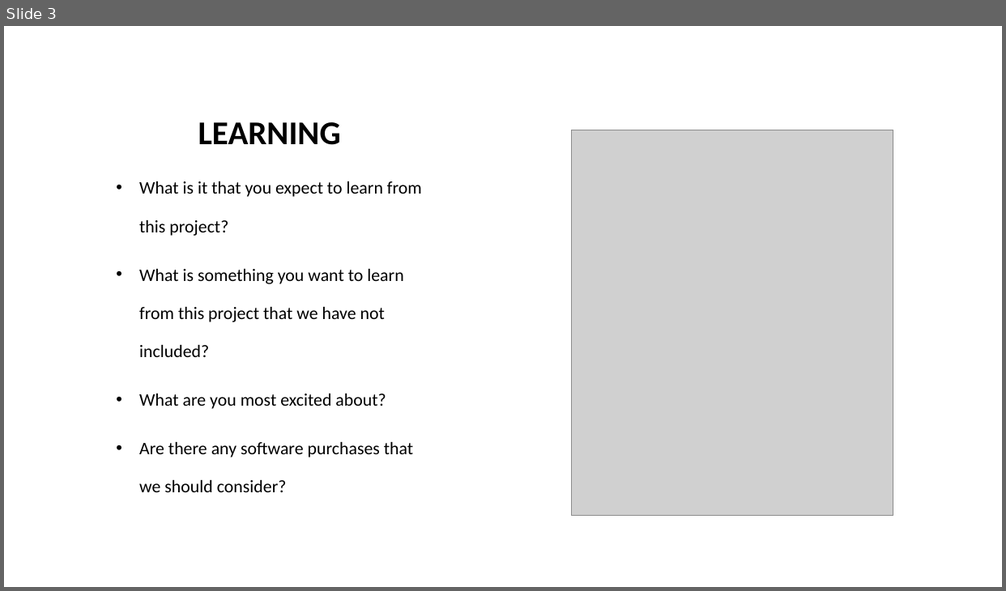
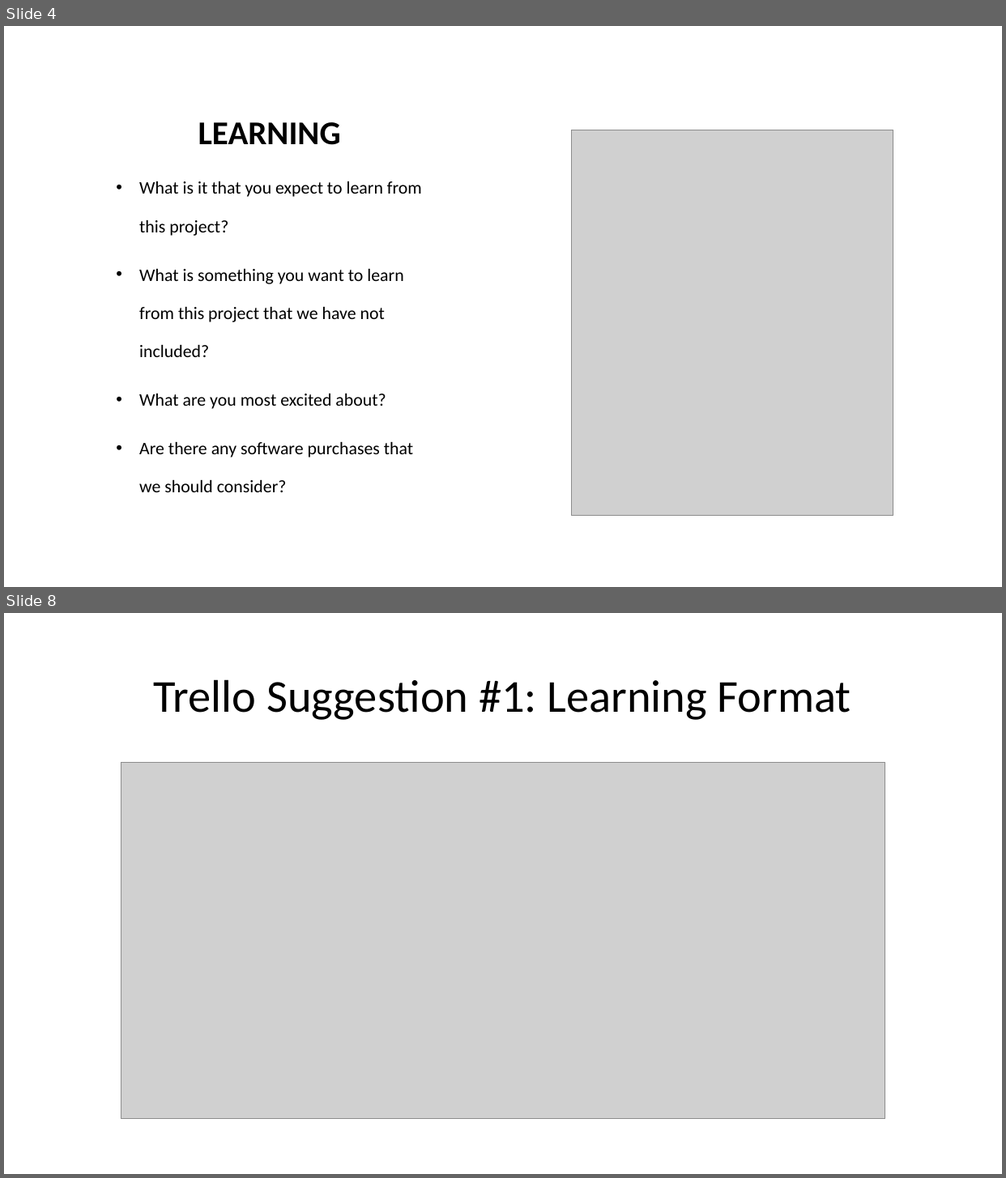
Before and after one commit to jorrtayl/Group-Project, a slide deck: Group Project.pptx. Shown one above the other, each under a label of ours: slide 3 before the commit, slides 4 and 8 after it; the slides between them are not shown. The pictures are 1006x591 and 1006x1178 pixels, drawn with LibreOffice and Linux fonts; fonts in the diff are those of the drawing; grey boxes stand for pictures. Boxes give left, top, right and bottom in pixels: in the first picture for what was removed or moved away, otherwise in the second. Text is boxed around its words. In the diff, an @@ line names an element or a change of style, - is before the commit and + after.

```diff
--- a/Group Project.pptx
+++ b/Group Project.pptx
@@ slide 8 added at [4, 613, 1002, 1174], background #FFFFFF @@
@@ title added at [154, 679, 851, 720], 44 pt, text #000000 @@
+Trello Suggestion #1: Learning Format
@@ picture added at [121, 763, 885, 1119] @@
@@ what was slide 3 is now slide 4 @@
```
Also in this commit, not shown: 6 other slides added, 4 slides removed.
